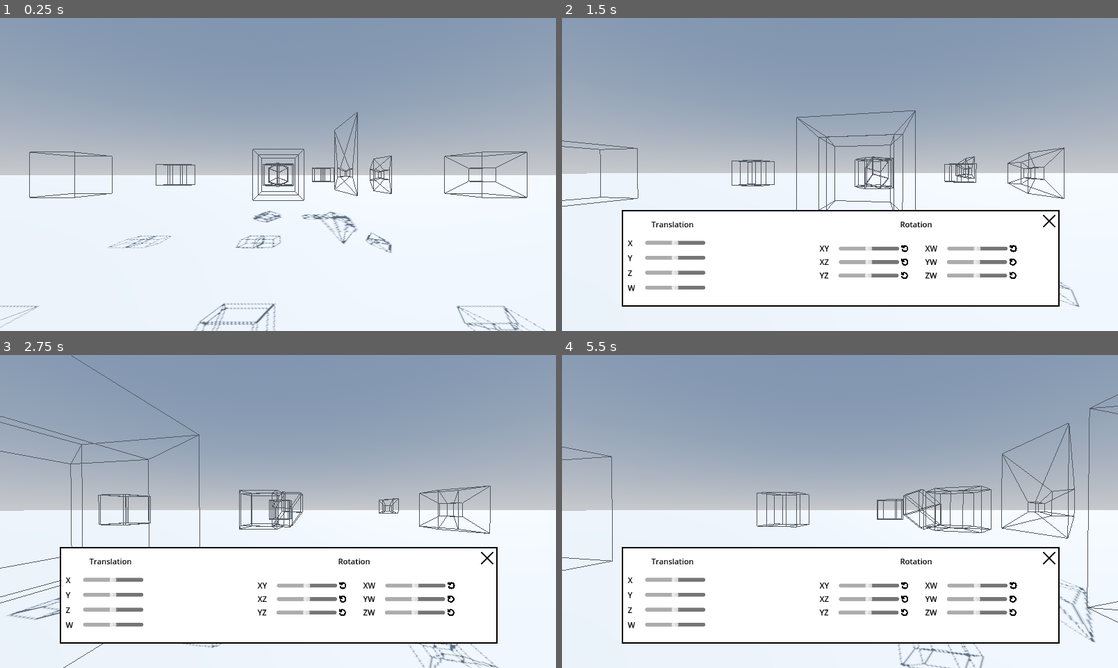
Above: before the commit, frames 1-4 (two rows, left to right).
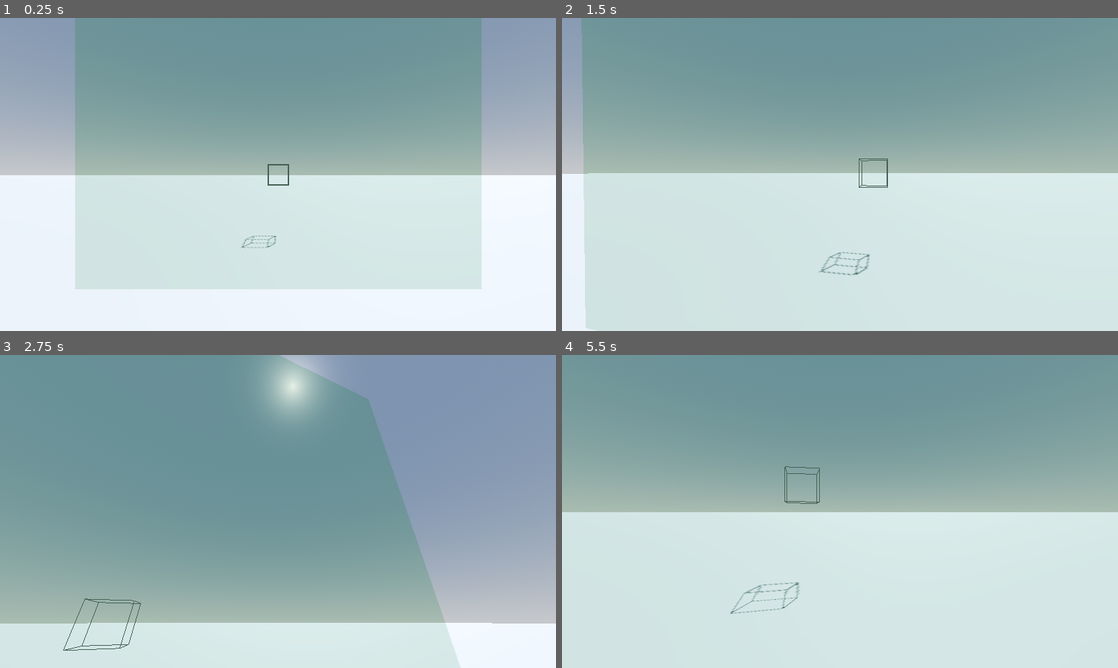
Above: after the commit, the same moments.

Repository: Stantrh/Projet_Tutore_4D_VR_KOMODZINSKI_RYSAK_TROHA
Game: Godot game, scene res://Scenes/world.tscn
Same seed, same stepped clock (60 frames per second), same inputs: the game is played once before the commit and once after it.
Inputs (mouse positions are in pixels of both pictures, inside the frame that each line leads up to):
- Up to frame 1 (0.25 s): no input
- Up to frame 2 (1.5 s): move the mouse to (867, 174) at 0.52 s; hold W (move_forward) from 0.53 s (still down); click (867, 174) at 0.6 s; move the mouse to (812, 174) at 1.27 s; click (812, 174) at 1.35 s
- Up to frame 3 (2.75 s): move the mouse to (333, 442) at 2.02 s; release W (move_forward) at 2.03 s; hold D (move_right) from 2.03 s (still down); click (333, 442) at 2.1 s
- Up to frame 4 (5.5 s): move the mouse to (812, 574) at 2.77 s; release D (move_right) at 2.78 s; hold W (move_forward) 2.78-3.53 s; click (812, 574) at 2.85 s; move the mouse to (1006, 558) at 3.52 s; hold A (move_left) 3.53-5.03 s; click (1006, 558) at 3.6 s; move the mouse to (673, 464) at 4.27 s; click (673, 464) at 4.35 s; move the mouse to (867, 511) at 5.02 s; hold S (move_backward) from 5.03 s (still down); click (867, 511) at 5.1 s

The runs differ from the first frame. In frame 1, 64% of the frame differs, in the area x 0-99%, y 0-100%; in frame 2, 96%; in frame 3, 78%; in frame 4, 98%, in the area x 0-100%, y 0-100%.

Commit message:
Area en cours

Diff:
--- a/app4d/Scenes/hyper_cube.tscn
+++ b/app4d/Scenes/hyper_cube.tscn
@@ -1,17 +1,17 @@
-[gd_scene load_steps=3 format=3 uid="uid://ds5cp4u5hsjak"]
+[gd_scene load_steps=4 format=3 uid="uid://ds5cp4u5hsjak"]
 
 [ext_resource type="Script" path="res://Scripts/hyper_cube.gd" id="1_v1v16"]
+[ext_resource type="Script" path="res://Scripts/zone_affichage.gd" id="2_2qdoe"]
 
 [sub_resource type="BoxShape3D" id="BoxShape3D_o0t87"]
 
 [node name="HyperCube" type="Node3D" groups=["Hyperfigure"]]
 script = ExtResource("1_v1v16")
-is_rotate = null
-rotation_angle = null
-is_solid = null
-projection_mode = null
 
 [node name="Area3D" type="Area3D" parent="."]
 
 [node name="CollisionShape3D" type="CollisionShape3D" parent="Area3D"]
 shape = SubResource("BoxShape3D_o0t87")
+
+[node name="ZoneAffichage" type="Node3D" parent="."]
+script = ExtResource("2_2qdoe")
--- a/app4d/Scenes/world.tscn
+++ b/app4d/Scenes/world.tscn
@@ -34,73 +34,62 @@
 
 [node name="HyperCubeO" parent="." instance=ExtResource("1_gh55x")]
 transform = Transform3D(1, 0, 0, 0, 1, 0, 0, 0, 1, -10, 5, 0)
-is_rotate = false
-rotation_angle = 90
-is_solid = false
 projection_mode = 2
+is_translate = true
 
 [node name="HyperCubeOR" parent="." instance=ExtResource("1_gh55x")]
 transform = Transform3D(1, 0, 0, 0, 1, 0, 0, 0, 1, -10, 5, -10)
+visible = false
 is_rotate = true
-rotation_angle = 90
-is_solid = false
+is_double_rotate = true
 projection_mode = 2
 
 [node name="HyperCubeOT" parent="." instance=ExtResource("1_gh55x")]
+visible = false
 is_rotate = true
-rotation_angle = 90
-is_solid = false
 projection_mode = 2
 is_translate = true
 vect_translate = Vector4(-10, 5, -20, 0)
 
 [node name="HyperCubeP" parent="." instance=ExtResource("1_gh55x")]
 transform = Transform3D(1, 0, 0, 0, 1, 0, 0, 0, 1, 0, 5, 0)
-is_rotate = false
-rotation_angle = 90
-is_solid = false
-projection_mode = 0
+visible = false
 
 [node name="HyperCubePR" parent="." instance=ExtResource("1_gh55x")]
 transform = Transform3D(1, 0, 0, 0, 1, 0, 0, 0, 1, 0, 5, -10)
+visible = false
 is_rotate = true
-rotation_angle = 90
-is_solid = false
-projection_mode = 0
+is_double_rotate = true
 
 [node name="HyperCubePT" parent="." instance=ExtResource("1_gh55x")]
+visible = false
 is_rotate = true
-rotation_angle = 90
-is_solid = false
-projection_mode = 0
 is_translate = true
 vect_translate = Vector4(0, 5, -20, 0)
 
 [node name="HyperCubeS" parent="." instance=ExtResource("1_gh55x")]
 transform = Transform3D(1, 0, 0, 0, 1, 0, 0, 0, 1, 10, 5, 0)
-is_rotate = false
-rotation_angle = 90
-is_solid = false
+visible = false
 projection_mode = 1
 
 [node name="HyperCubeSR" parent="." instance=ExtResource("1_gh55x")]
 transform = Transform3D(1, 0, 0, 0, 1, 0, 0, 0, 1, 10, 5, -10)
+visible = false
 is_rotate = true
-rotation_angle = 90
-is_solid = false
+is_double_rotate = true
 projection_mode = 1
 
 [node name="HyperCubeST" parent="." instance=ExtResource("1_gh55x")]
 transform = Transform3D(1, 0, 0, 0, 1, 0, 0, 0, 1, 10, 5, -20)
+visible = false
 is_rotate = true
-rotation_angle = 90
-is_solid = false
 projection_mode = 1
 is_translate = true
 vect_translate = Vector4(0.5, 0.5, 0.5, 0)
 
 [node name="CharacterView" parent="." instance=ExtResource("2_wfvje")]
-transform = Transform3D(1, 0, 0, 0, 1, 0, 0, 0, 1, 0, 5, 10)
+transform = Transform3D(1, 0, 0, 0, 1, 0, 0, 0, 1, -10, 5, 20)
+visible = false
 
 [node name="CanvasLayer" type="CanvasLayer" parent="."]
 
--- a/app4d/Scripts/hyper_cube.gd
+++ b/app4d/Scripts/hyper_cube.gd
@@ -48,15 +48,18 @@
 @export var is_translate = false # Activer la translation
 @export var vect_translate = Vector4(0, 0, 0, 0) # Vecteur de translation
 
+
 @onready var camera = $"../CharacterView/Camera3D"
 @onready var translater = "res://Scenes/translation_4d.tscn"
-
+@onready var area = $ZoneAffichage
 
 var mesh_instance: MeshInstance3D
 
 func _ready():
 	mesh_instance = MeshInstance3D.new()
 	add_child(mesh_instance)
+	var bounds_mesh = area.create_area_mesh(area.area_min, area.area_max)
+	add_child(bounds_mesh)
 	update_hypercube()
 
 
@@ -72,7 +75,6 @@
 	if is_translate:
 		for vertex in dynamic_vertices:
 			var new_vect = translation4D.translate_4d(vertex, vect_translate)
-			print("Vecteur : " + str(vertex) + " new vecteur : " + str(new_vect))
 			new_vertices.append(new_vect)
 		dynamic_vertices = new_vertices
 	elif is_rotate:
@@ -82,6 +84,12 @@
 		for vertex in dynamic_vertices:
 			new_vertices.append(vertex)
 
+	if not is_hypercube_visible(new_vertices):
+		mesh_instance.visible = false
+		return
+	else:
+		mesh_instance.visible = true
+
 	# Générer le maillage
 	var mesh
 	if is_solid:
@@ -93,6 +101,12 @@
 	if is_translate:
 		is_translate = false
 
+func is_hypercube_visible(vertices: Array) -> bool:
+	for vertex in vertices:
+		var projected_point = apply_projection(vertex)
+		if area.is_point_in_area(projected_point):
+			return true
+	return false
 
 func build_wireframe_hypercube_mesh(vertices) -> Mesh:
 	var mesh = ArrayMesh.new()
@@ -103,8 +117,11 @@
 	for edge in get_hypercube_edges():
 		var p1 = apply_projection(vertices[edge[0]])
 		var p2 = apply_projection(vertices[edge[1]])
-		surface_tool.add_vertex(p1)
-		surface_tool.add_vertex(p2)
+		var clipped_points = area.clip_edge(p1, p2)
+
+		if clipped_points.size() == 2:
+			surface_tool.add_vertex(clipped_points[0])
+			surface_tool.add_vertex(clipped_points[1])
 
 	surface_tool.commit(mesh)
 	return mesh
--- /dev/null
+++ b/app4d/Scripts/zone_affichage.gd
@@ -0,0 +1,54 @@
+extends Node3D
+
+# Variable qui définies la taille de la zone d'affichage
+@export var area_min = Vector3(-10, -10, -10)
+@export var area_max = Vector3(10, 10, 10)
+
+func create_area_mesh(area_min: Vector3, area_max: Vector3) -> MeshInstance3D:
+	var mesh_instance = MeshInstance3D.new()
+	var cube_mesh = BoxMesh.new()
+	var size = area_max - area_min
+	cube_mesh.size = size
+	mesh_instance.mesh = cube_mesh
+	mesh_instance.transform.origin = area_min + size / 2.0
+	var material = StandardMaterial3D.new()
+	material.albedo_color = Color(0.1, 0.8, 0.2, 0.2)
+	material.transparency = BaseMaterial3D.TRANSPARENCY_ALPHA
+	material.flags_transparent = true
+	cube_mesh.material = material
+	return mesh_instance
+
+
+func is_point_in_area(point: Vector3) -> bool:
+	return point.x >= area_min.x and point.x <= area_max.x and point.y >= area_min.y and point.y <= area_max.y and point.z >= area_min.z and point.z <= area_max.z
+
+func get_clip_planes():
+	return [
+		Plane(Vector3(1, 0, 0), area_min.x),  # Plan gauche
+		Plane(Vector3(-1, 0, 0), -area_max.x),  # Plan droit
+		Plane(Vector3(0, 1, 0), area_min.y),  # Plan bas
+		Plane(Vector3(0, -1, 0), -area_max.y),  # Plan haut
+		Plane(Vector3(0, 0, 1), area_min.z),  # Plan arrière
+		Plane(Vector3(0, 0, -1), -area_max.z)  # Plan avant
+	]
+
+func intersect_line_with_plane(start: Vector3, end: Vector3, plane: Plane):
+	var direction = end - start
+	var denom = plane.normal.dot(direction)
+	if abs(denom) > 0.00001:
+		var t = (plane.d - plane.normal.dot(start)) / denom
+		if t >= 0.0 and t <= 1.0:
+			return start + direction * t
+	return null
+
+func clip_edge(start: Vector3, end: Vector3) -> Array:
+	var points = []
+	if is_point_in_area(start):
+		points.append(start)
+	if is_point_in_area(end):
+		points.append(end)
+	for plane in get_clip_planes():
+		var intersection = intersect_line_with_plane(start, end, plane)
+		if intersection != null and is_point_in_area(intersection):
+			points.append(intersection)
+	return points
